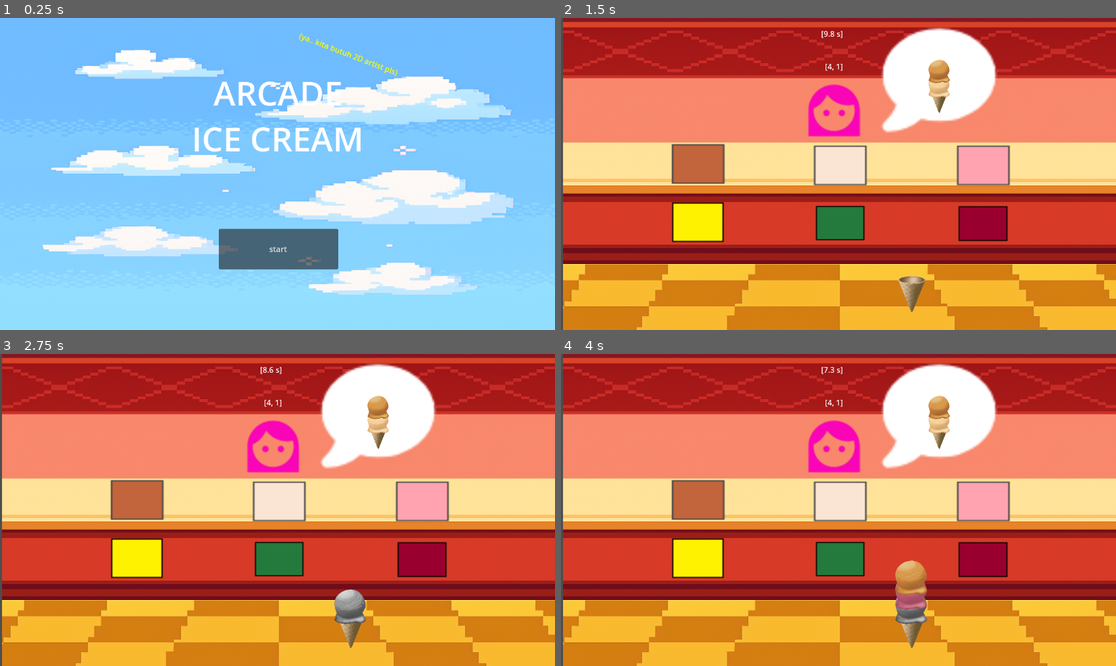
Above: before the commit, frames 1-4 (two rows, left to right).
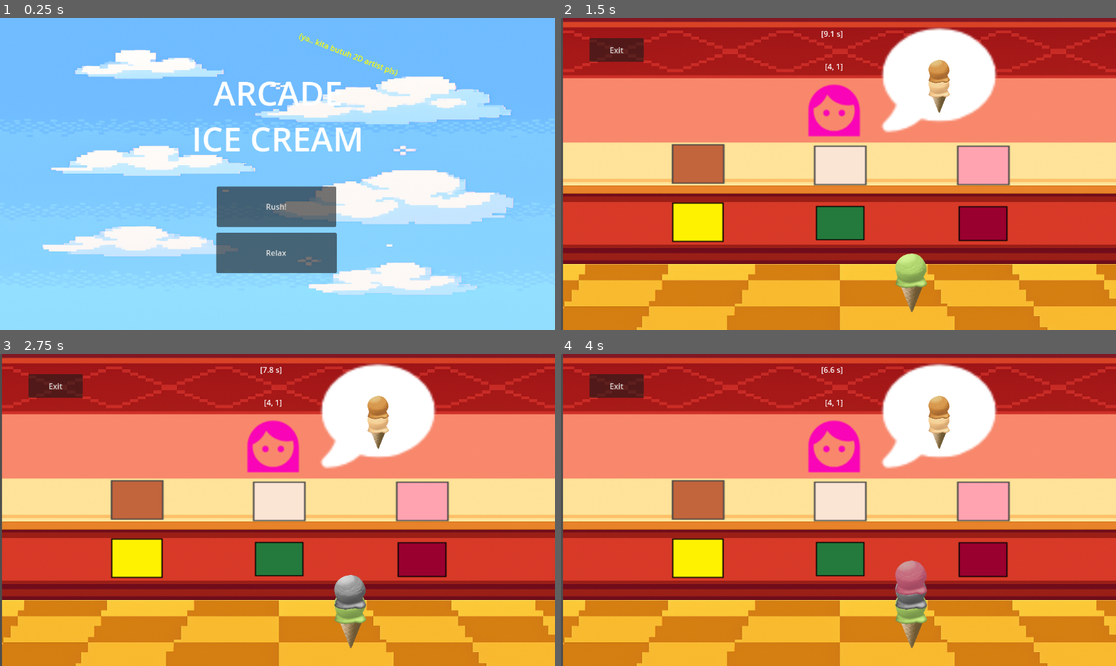
Above: after the commit, the same moments.

Repository: adamsutan/ice_cream_arcade
Game: Godot game, scene res://main_menu.tscn
Same seed, same stepped clock (60 frames per second), same inputs: the game is played once before the commit and once after it.
Inputs (mouse positions are in pixels of both pictures, inside the frame that each line leads up to):
- Up to frame 1 (0.25 s): no input
- Up to frame 2 (1.5 s): click (838, 205) at 0.5 s, where only the run after the commit has a clickable "Rush!"; click (838, 248) at 1.25 s, where only the run before the commit has a clickable "start"
- Up to frame 3 (2.75 s): click (277, 500) at 2 s
- Up to frame 4 (4 s): click (982, 500) at 2.75 s; click (694, 500) at 3.5 s

The runs differ from the first frame. In frame 1, 3.6% of the frame differs, in the area x 38-61%, y 53-82%; in frame 2, 1.3%; in frame 3, 1.5%; in frame 4, 1.8%.

Commit message:
added 'relax' mode, global.gd for multi-scene variables

Diff:
--- a/game.gd
+++ b/game.gd
@@ -48,6 +48,7 @@
 		5: green_tea_scene,
 		6: red_velvet_scene
 	}
+
 	tray_position = {
 		1: {
 			"name" : $Chocolate,
@@ -78,26 +79,40 @@
 	avail_scoops = scoop_map.keys()
 	randomize()
 
+	# Setup berdasarkan difficulty
+	if Global.difficulty == "rush":
+		timer.wait_time = 10.0
+		timer.start()
+		time_label.visible = true
+	else:
+		timer.stop()
+		time_label.visible = false
+
 	generate_order()
 	spawn_customer()
 	display_order_in_bubble(order)
 
 func _process(_delta: float) -> void:
-	if timer.is_stopped():
-		time_label.text = "[0.0 s]"
-	else:
-		time_label.text = "[%.1f s]" % timer.time_left
+	# Update timer display (cuma di rush mode)
+	if Global.difficulty == "rush":
+		if timer.is_stopped():
+			time_label.text = "[0.0 s]"
+		else:
+			time_label.text = "[%.1f s]" % timer.time_left
 
 	order_debug.text = str(order)
 
 	if serve == order and serve.size() > 0 and not is_serving:
-		is_serving = true  # Set flag supaya ga dipanggil lagi
+		is_serving = true
 		on_serve_match()
 
 func on_serve_match() -> void:
-	timer.wait_time = 10.0
 	order_served += 1
-	timer.start()
+
+	# Restart timer cuma di rush mode
+	if Global.difficulty == "rush":
+		timer.wait_time = 10.0
+		timer.start()
 
 	await get_tree().create_timer(0.5).timeout
 
@@ -112,14 +127,14 @@
 		c.queue_free()
 	current_customer = null
 
+	clear_order_bubble()
+
 	if order_served >= 10:
 		shuffle_tray_positions()
 
-	clear_order_bubble()
 	generate_order()
 	spawn_customer()
 	display_order_in_bubble(order)
-
 	is_serving = false
 
 func shuffle_tray_positions() -> void:
@@ -232,7 +247,8 @@
 	# clear_order_bubble()
 
 func _on_timer_timeout() -> void:
-	get_tree().change_scene_to_file("res://game_over.tscn")
+	if Global.difficulty == "rush":
+		get_tree().change_scene_to_file("res://game_over.tscn")
 
 # ------------------------------------------------- Tempat scoop2 (boring) --------------------------------#
 
@@ -259,3 +275,6 @@
 func _on_banana_pressed() -> void:
 	add_scoop_by_code(4)
 	serve.append(4)
+
+func _on_exit_button_pressed() -> void:
+	get_tree().change_scene_to_file("res://main_menu.tscn")
--- a/game.tscn
+++ b/game.tscn
@@ -19,6 +19,13 @@
 position = Vector2(579.00006, 325.00003)
 scale = Vector2(1.123291, 0.4235026)
 texture = ExtResource("1_80nbo")
+
+[node name="ExitButton" type="Button" parent="."]
+offset_left = 59.0
+offset_top = 43.0
+offset_right = 172.0
+offset_bottom = 92.0
+text = "Exit"
 
 [node name="TimerDisplay" type="RichTextLabel" parent="."]
 offset_left = 516.0
@@ -123,6 +130,7 @@
 wait_time = 10.0
 autostart = true
 
+[connection signal="pressed" from="ExitButton" to="." method="_on_exit_button_pressed"]
 [connection signal="pressed" from="Vanilla" to="." method="_on_vanilla_pressed"]
 [connection signal="pressed" from="Strawberry" to="." method="_on_strawberry_pressed"]
 [connection signal="pressed" from="Chocolate" to="." method="_on_chocolate_pressed"]
--- /dev/null
+++ b/global.gd
@@ -0,0 +1,4 @@
+extends Node
+
+#	Default difficulty klo mw ganti dibawah ini
+var difficulty = "rush"
--- a/main_menu.gd
+++ b/main_menu.gd
@@ -1,4 +1,10 @@
 extends Control
 
-func _on_start_pressed() -> void:
-	get_tree().change_scene_to_file("res://game.tscn") # Replace with function body.
+func _on_rush_pressed() -> void:
+	Global.difficulty = "rush"
+	get_tree().change_scene_to_file("res://game.tscn")
+
+
+func _on_relax_pressed() -> void:
+	Global.difficulty = "relax"
+	get_tree().change_scene_to_file("res://game.tscn")
--- a/main_menu.tscn
+++ b/main_menu.tscn
@@ -24,13 +24,21 @@
 grow_vertical = 2
 theme_override_styles/panel = SubResource("StyleBoxTexture_7vrkn")
 
-[node name="start" type="Button" parent="."]
+[node name="rush" type="Button" parent="."]
 layout_mode = 0
-offset_left = 454.0
-offset_top = 438.0
-offset_right = 702.0
-offset_bottom = 522.0
-text = "start"
+offset_left = 450.0
+offset_top = 350.0
+offset_right = 698.0
+offset_bottom = 434.0
+text = "Rush!"
+
+[node name="relax" type="Button" parent="."]
+layout_mode = 0
+offset_left = 449.0
+offset_top = 446.0
+offset_right = 699.0
+offset_bottom = 530.0
+text = "Relax"
 
 [node name="RichTextLabel" type="RichTextLabel" parent="."]
 layout_mode = 0
@@ -55,4 +63,5 @@
 text = "(ya.. kita butuh 2D artist pls)"
 fit_content = true
 
-[connection signal="pressed" from="start" to="." method="_on_start_pressed"]
+[connection signal="pressed" from="rush" to="." method="_on_rush_pressed"]
+[connection signal="pressed" from="relax" to="." method="_on_relax_pressed"]
--- a/project.godot
+++ b/project.godot
@@ -15,6 +15,10 @@
 config/features=PackedStringArray("4.5", "Mobile")
 config/icon="res://icon.svg"
 
+[autoload]
+
+Global="*res://global.gd"
+
 [rendering]
 
 renderer/rendering_method="mobile"
Not shown, added: global.gd.uid
